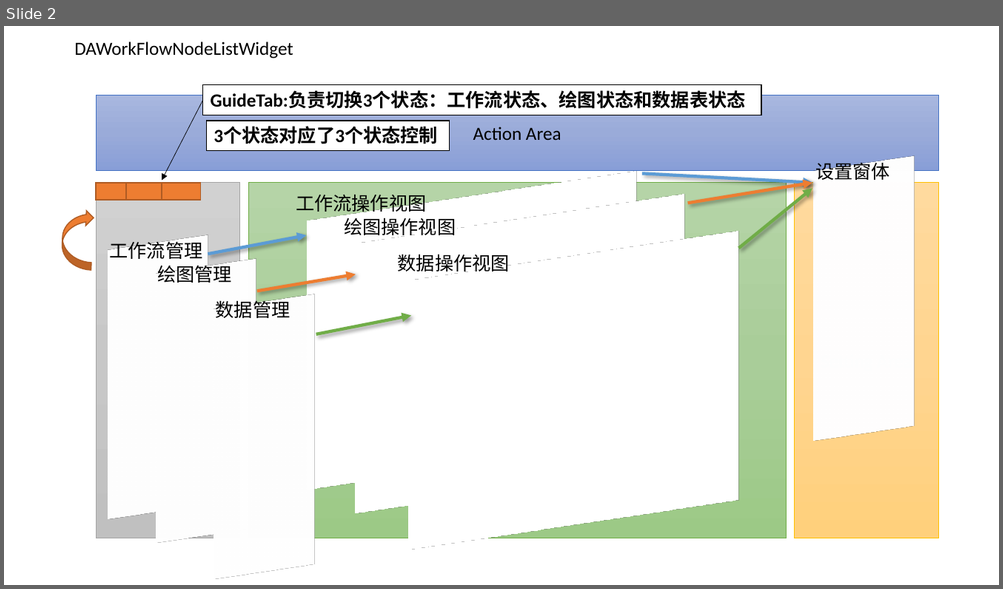
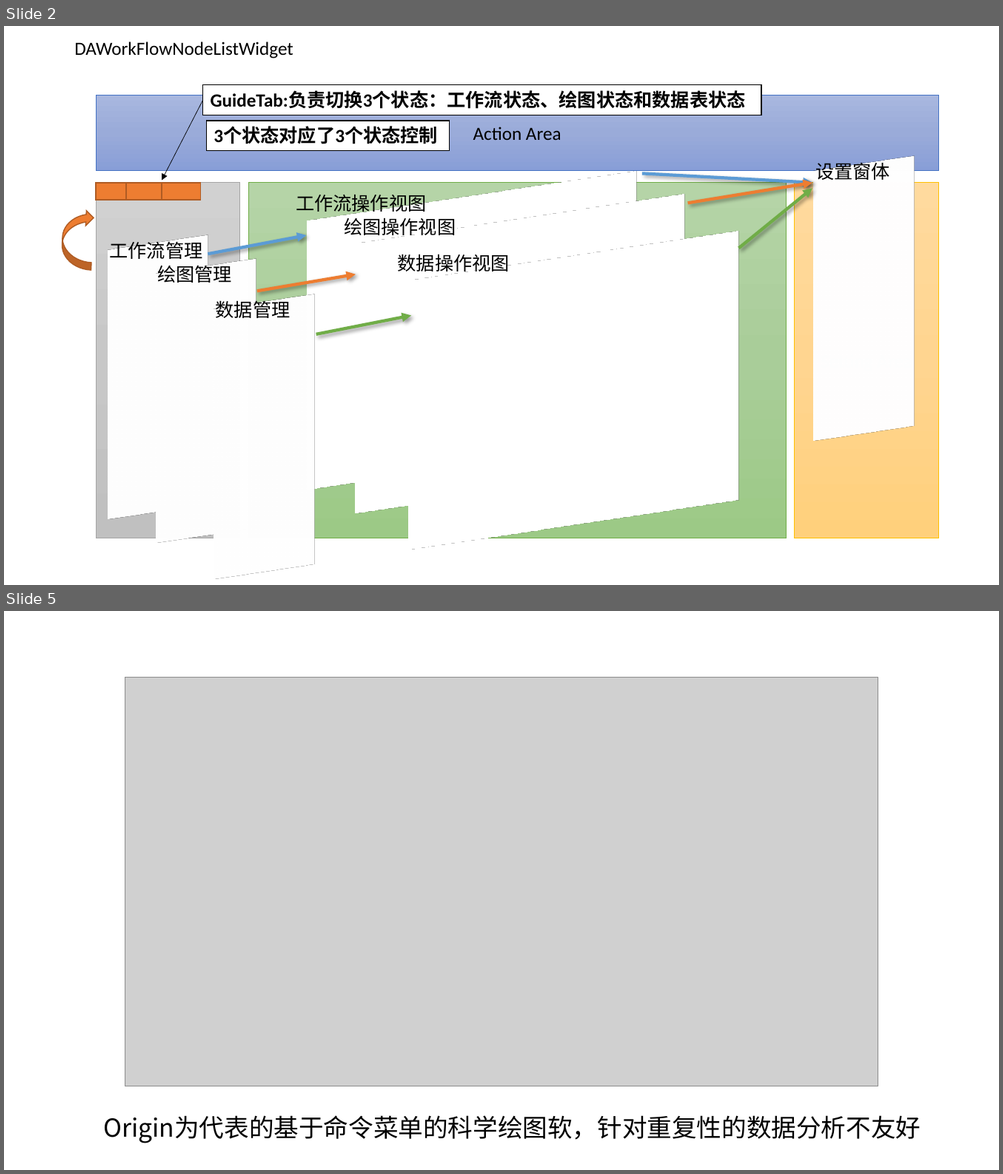
Before and after one commit to czyt1988/data-workbench, a slide deck: doc/DataWorkFlow-chart.pptx. Shown one above the other, each under a label of ours: slide 2 before the commit, slides 2 and 5 after it; the slides between them are not shown. The pictures are 1003x589 and 1003x1174 pixels, drawn with LibreOffice and Linux fonts; fonts in the diff are those of the drawing; grey boxes stand for pictures. Boxes give left, top, right and bottom in pixels: in the first picture for what was removed or moved away, otherwise in the second. Text is boxed around its words. In the diff, an @@ line names an element or a change of style, - is before the commit and + after.

```diff
--- a/doc/DataWorkFlow-chart.pptx
+++ b/doc/DataWorkFlow-chart.pptx
@@ slide 5 added at [4, 611, 999, 1170], background #FFFFFF @@
@@ picture added at [125, 678, 878, 1086] @@
@@ text added at [103, 1116, 920, 1144], 24 pt, text #000000 @@
+Origin为代表的基于命令菜单的科学绘图软，针对重复性的数据分析不友好
```
Also in this commit, not shown: 9 other slides added, 4 other files.
